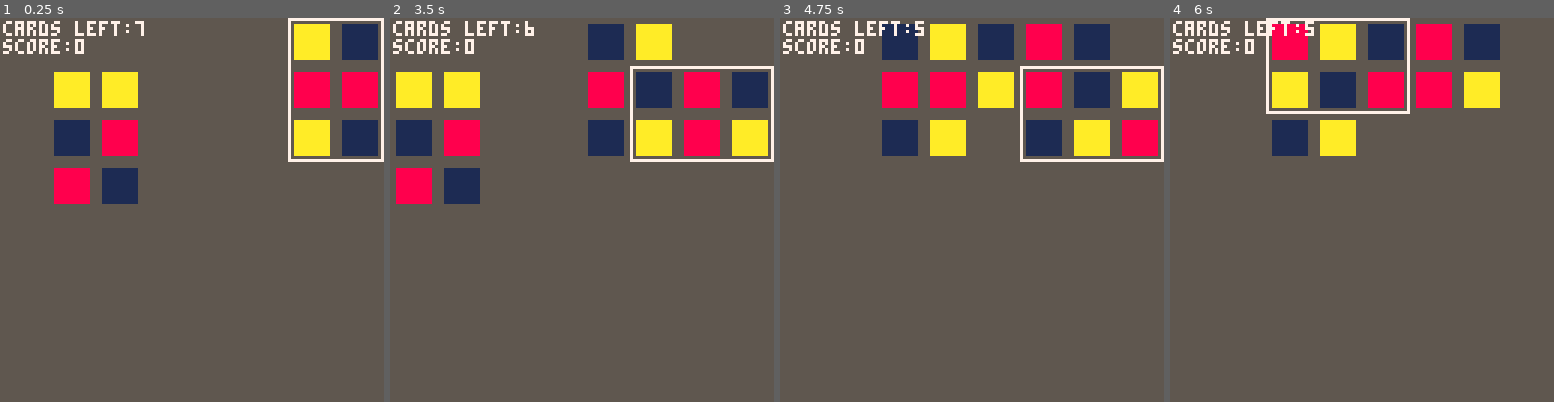
Above: before the commit, frames 1-4 (left to right).
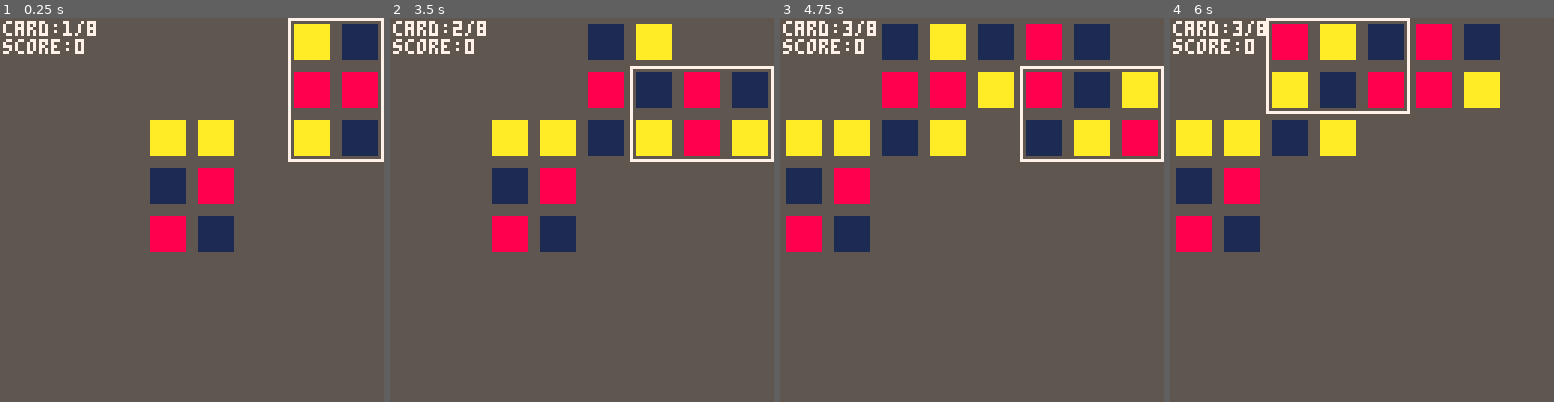
Above: after the commit, the same moments.

Repository: shen-sat/orchard
Game: PICO-8 cartridge game.p8
The game is run twice, just before and just after one commit, with the same random seed, the same clock (stepped at 60 frames per second) and the same inputs.
Inputs:
- Up to frame 1 (0.25 s): no input
- Up to frame 2 (3.5 s): tap O (Z key) at 0.33, 0.7, 1.43, 2.22, 3.1 s; tap X (X key) at 1.07, 2.07, 2.4, 2.73, 3.07, 3.4 s; hold Left 1.97-2.37 s; hold Down 2.42-2.82 s; hold Right from 2.87 s (still down)
- Up to frame 3 (4.75 s): release Right at 3.53 s; hold Up 3.58-4.08 s; tap X (X key) every 0.33 s from 3.73 to 4.73 s; tap O (Z key) at 3.98 s; hold Right 4.13-4.53 s; hold Down from 4.58 s (still down)
- Up to frame 4 (6 s): tap O (Z key) at 4.87, 5.75 s; tap X (X key) at 5.07, 5.4, 5.73 s; release Down at 5.08 s; hold Left 5.13-5.8 s; hold Up from 5.85 s (still down)

The runs differ from the first frame. In frame 1, 11% of the frame differs, in the area x 13-61%, y 0-61%; in frame 2, 11%, in the area x 1-49%, y 0-61%; in frame 3, 5.7%; in frame 4, 5.7%.

Commit message:
Fix card counter

Diff:
--- a/deck.lua
+++ b/deck.lua
@@ -10,9 +10,9 @@
 
 starting_cards = { card_one, card_two, card_three, card_four, card_five, card_six, card_seven, card_eight, card_nine }
 shuffled_cards = {}
-counter = #starting_cards
+no_of_starting_cards = #starting_cards
 
-for c=1,counter do
+for c=1,no_of_starting_cards do
   local i = flr(rnd(#starting_cards)) + 1
   local card = starting_cards[i]
   del(starting_cards,card)
@@ -22,6 +22,7 @@
 
 deck = {
 	cards = shuffled_cards,
+	count_after_first_card_placement = no_of_starting_cards - 1,
 	count = function(self)
 		return #self.cards
 	end
--- a/game.p8
+++ b/game.p8
@@ -33,7 +33,6 @@
   adjust_selected_card_or_camera_position(selected_card,cam)
   camera(cam.x0,cam.y0)
   blink:update()
-  if deck:count() < 1 then game_over() end
 end
 
 function game_draw()
@@ -42,7 +41,7 @@
     spr(fruit.sprite,fruit.x,fruit.y,fruit_sprite_width,fruit_sprite_height)
   end
   selected_card:draw()
-  print('cards left:'..deck:count(),cam.x0 + 1,cam.y0 + 1,7)
+  print('card:'..selected_card.card_number..'/'..deck.count_after_first_card_placement,cam.x0 + 1,cam.y0 + 1,7)
   print('score:'..score,cam.x0 + 1,cam.y0 + 7,7)
 end
 
--- a/global_variables.lua
+++ b/global_variables.lua
@@ -4,5 +4,5 @@
 score = 0
 screen_width = 128
 screen_height = 128
-first_card_place_x = 16
-first_card_place_y = 16
+first_card_place_x = screen_width/2 - tile_size
+first_card_place_y = screen_height/2 - (tile_size * 2)
--- a/selected_card.lua
+++ b/selected_card.lua
@@ -4,6 +4,7 @@
   x0 = first_card_place_x,
   y0 = first_card_place_y,
   col = 7,
+  card_number = 1,
   dealt_x0 = function()
     return (cam.x0 + 128 - 32)
   end,
@@ -68,8 +69,11 @@
         if fruit.is_growable then score += 1 end
         add(planted_fruits,fruit)
       end
+      if deck:count() < 1 then return game_over() end -- game over
+
       local next_card = copy_table(deck.cards[1])
       self.card = next_card
+      self.card_number += 1
       del(deck.cards,deck.cards[1])
       self.compass.index = 1
       self.x0 = self:dealt_x0()
Not shown, changed: TODO.txt
